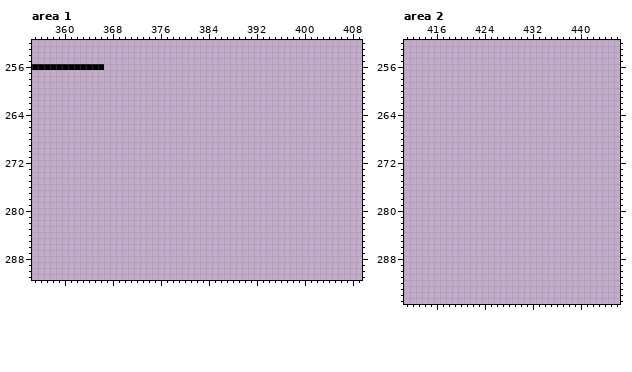
A pixel-art file gets an edit: assets/sprites/level_idea.aseprite. The picture above was drawn from the file before the commit.
622x317 pixels, 1 frame. Colours within 5 levels of each other are drawn and written as one. Shown: area 1: x 355..409, y 252..291; area 2: x 411..446, y 252..295. The commit also changed other parts of the picture, which this record leaves out.
After the commit:
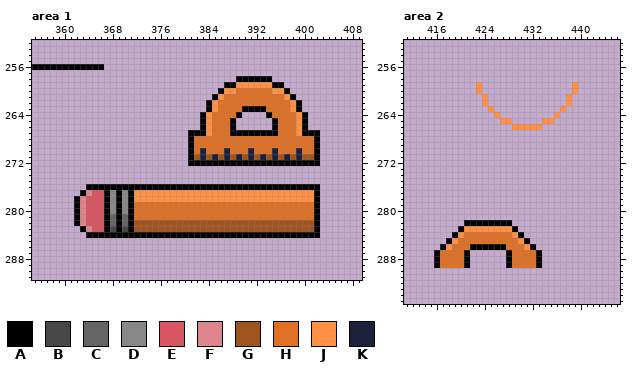
Palette (. is transparent): A #000000  B #474747  C #656565  D #888888  E #d95763  F #df858d  G #a05521  H #df7126  J #ff9146  K #1c203a
Change:
{"where": "area 1, layer \"Objects\""}
{"y":258,"x":389,"old":"......","new":"AAAAAA"}
{"y":259,"x":387,"old":"..........","new":"AAJJJJJJAA"}
{"y":260,"x":386,"old":"............","new":"AJJHHHHHHJJA"}
{"y":261,"x":385,"old":"..............","new":"AJHHHHHHHHHHJA"}
{"y":262,"x":384,"old":"................","new":"AJHHHHHHHHHHHHJA"}
{"y":263,"x":384,"old":"................","new":"AJHHHHAAAAHHHHJA"}
{"y":264,"x":383,"old":".......","new":"AJHHHHA"}
{"y":264,"x":394,"old":".......","new":"AHHHHJA"}
{"y":265,"x":383,"old":"......","new":"AJHHHA"}
{"y":265,"x":395,"old":"......","new":"AHHHJA"}
{"y":266,"x":383,"old":"......","new":"AJHHHA"}
{"y":266,"x":395,"old":"......","new":"AHHHJA"}
{"y":267,"x":381,"old":"......................","new":"AAAJHHHAAAAAAAAHHHJAAA"}
{"y":268,"x":381,"old":"......................","new":"AHHHHHHHHHHHHHHHHHHHHA"}
{"y":269,"x":381,"old":"......................","new":"AHHHHHHHHHHHHHHHHHHHHA"}
{"y":270,"x":381,"old":"......................","new":"AHKHHHKHHHKHHHKHHHKHHA"}
{"y":271,"x":381,"old":"......................","new":"AGKGKGKGKGKGKGKGKGKGGA"}
{"y":272,"x":381,"old":"......................","new":"AAAAAAAAAAAAAAAAAAAAAA"}
{"y":276,"x":364,"old":".......................................","new":"AAAAAAAAAAAAAAAAAAAAAAAAAAAAAAAAAAAAAAA"}
{"y":277,"x":363,"old":"........................................","new":"AFEEADADAJJJJJJJJJJJJJJJJJJJJJJJJJJJJJJA"}
{"y":278,"x":362,"old":".........................................","new":"AFEEEADADAJJJJJJJJJJJJJJJJJJJJJJJJJJJJJJA"}
{"y":279,"x":362,"old":".........................................","new":"AFEEEADADAHHHHHHHHHHHHHHHHHHHHHHHHHHHHHHA"}
{"y":280,"x":362,"old":".........................................","new":"AFEEEADADAHHHHHHHHHHHHHHHHHHHHHHHHHHHHHHA"}
{"y":281,"x":362,"old":".........................................","new":"AFEEEACACAHHHHHHHHHHHHHHHHHHHHHHHHHHHHHHA"}
{"y":282,"x":362,"old":".........................................","new":"AFEEEACACAGGGGGGGGGGGGGGGGGGGGGGGGGGGGGGA"}
{"y":283,"x":363,"old":"........................................","new":"AFEEABABAGGGGGGGGGGGGGGGGGGGGGGGGGGGGGGA"}
{"y":284,"x":364,"old":".......................................","new":"AAAAAAAAAAAAAAAAAAAAAAAAAAAAAAAAAAAAAAA"}
{"where": "area 2, layer \"Objects\""}
{"y":259,"x":423,"old":".","new":"J"}
{"y":259,"x":439,"old":".","new":"J"}
{"y":260,"x":423,"old":".","new":"J"}
{"y":260,"x":439,"old":".","new":"J"}
{"y":261,"x":424,"old":".","new":"J"}
{"y":261,"x":438,"old":".","new":"J"}
{"y":262,"x":424,"old":".","new":"J"}
{"y":262,"x":438,"old":".","new":"J"}
{"y":263,"x":425,"old":".","new":"J"}
{"y":263,"x":437,"old":".","new":"J"}
{"y":264,"x":426,"old":".","new":"J"}
{"y":264,"x":436,"old":".","new":"J"}
{"y":265,"x":427,"old":"..","new":"JJ"}
{"y":265,"x":434,"old":"..","new":"JJ"}
{"y":266,"x":429,"old":".....","new":"JJJJJ"}
{"y":282,"x":421,"old":"........","new":"AAAAAAAA"}
{"y":283,"x":420,"old":"..........","new":"AJJJJJJJJA"}
{"y":284,"x":419,"old":"............","new":"AJHHHHHHHHJA"}
{"y":285,"x":418,"old":"..............","new":"AJHHHHHHHHHHJA"}
{"y":286,"x":417,"old":"................","new":"AJHHHAAAAAAHHHJA"}
{"y":287,"x":416,"old":"......","new":"AHHHHA"}
{"y":287,"x":428,"old":"......","new":"AHHHHA"}
{"y":288,"x":416,"old":"......","new":"AHHHHA"}
{"y":288,"x":428,"old":"......","new":"AHHHHA"}
{"y":289,"x":416,"old":"......","new":"AHHHHA"}
{"y":289,"x":428,"old":"......","new":"AHHHHA"}
{"label":"added","picture_box":[188,76,320,166]}
{"label":"added","picture_box":[74,184,320,238]}
{"label":"added","picture_box":[476,82,578,130]}
{"label":"added","picture_box":[434,220,542,268]}
